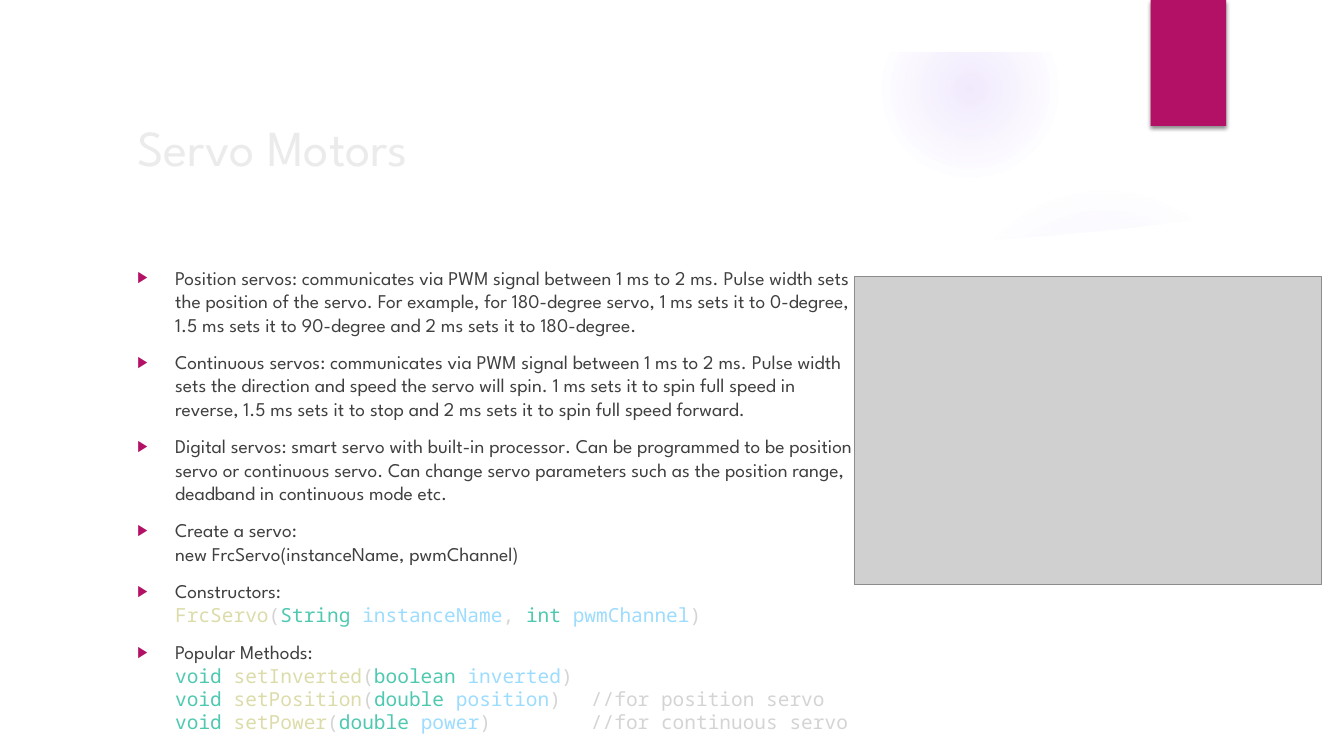
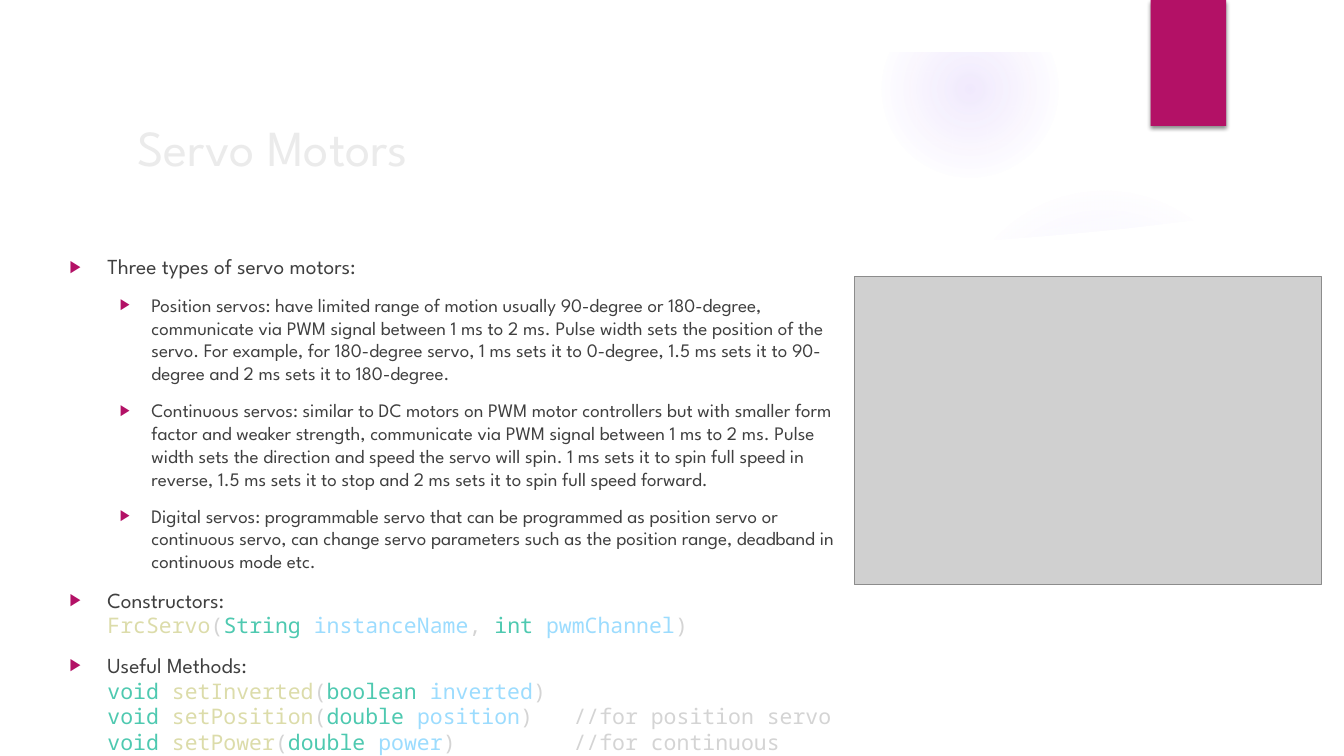
Before and after one commit to trc492/FrcProgrammingClass, a slide deck: slide 20 of Lesson2/BasicRobotComponents.pptx. Drawn at 1344x756 pixels with LibreOffice and Linux fonts; fonts in the diff are those of the drawing; grey boxes stand for pictures; background and template pictures are left out. Boxes give left, top, right and bottom in pixels: in the first picture for what was removed or moved away, otherwise in the second. Text is boxed around its words. In the diff, an @@ line names an element or a change of style, - is before the commit and + after.

```diff
--- a/Lesson2/BasicRobotComponents.pptx
+++ b/Lesson2/BasicRobotComponents.pptx
@@ text "Three types of servo motors:": place and size @@
-text "Three types of servo motors:" at bbox=[175, 271, 851, 734]
+text "Three types of servo motors:" at bbox=[107, 259, 834, 755]
@@ text at bbox=[107, 259, 834, 568]: text changed; size 13.9 to 13.6 pt @@
-▶ Position servos: communicates via PWM signal between 1 ms to 2 ms. Pulse width sets the position of the servo. For example, for 180-degree servo, 1 ms sets it to 0-degree, 1.5 ms sets it to 90-degree and 2 ms sets it to 180-degree.
-▶ Continuous servos: communicates via PWM signal between 1 ms to 2 ms. Pulse width sets the direction and speed the servo will spin. 1 ms sets it to spin full speed in reverse, 1.5 ms sets it to stop and 2 ms sets it to spin full speed forward.
-▶ Digital servos: smart servo with built-in processor. Can be programmed to be position servo or continuous servo. Can change servo parameters such as the position range, deadband in continuous mode etc.
-▶ Create a servo:
-  new FrcServo(instanceName, pwmChannel)
+▶ Three types of servo motors:
+  ▶ Position servos: have limited range of motion usually 90-degree or 180-degree, communicate via PWM signal between 1 ms to 2 ms. Pulse width sets the position of the servo. For example, for 180-degree servo, 1 ms sets it to 0-degree, 1.5 ms sets it to 90-degree and 2 ms sets it to 180-degree.
+  ▶ Continuous servos: similar to DC motors on PWM motor controllers but with smaller form factor and weaker strength, communicate via PWM signal between 1 ms to 2 ms. Pulse width sets the direction and speed the servo will spin. 1 ms sets it to spin full speed in reverse, 1.5 ms sets it to stop and 2 ms sets it to spin full speed forward.
+  ▶ Digital servos: programmable servo that can be programmed as position servo or continuous servo, can change servo parameters such as the position range, deadband in continuous mode etc.
@@ text at bbox=[107, 593, 688, 638]: size 13.9 to 15.3 pt in "Constructors: FrcServo(String instanceName, int pwmChannel)" @@
@@ text at bbox=[107, 658, 780, 755]: text changed; size 13.9 to 15.3 pt @@
-▶ Popular Methods:
-  void setInverted(boolean inverted)
-  void setPosition(double position) //for position servo
-  void setPower(double power) //for continuous servo
+▶ Useful Methods:
+  void setInverted(boolean inverted)
+  void setPosition(double position) //for position servo
+  void setPower(double power) //for continuous servo
```
Also in this commit, not shown: 19 other slides changed, 12 slides added, 25 other files.
